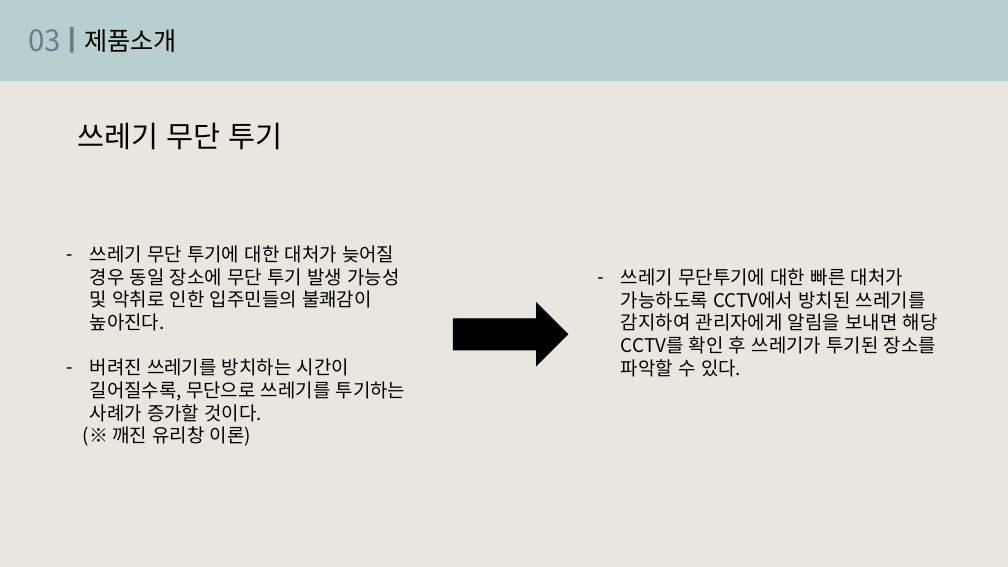
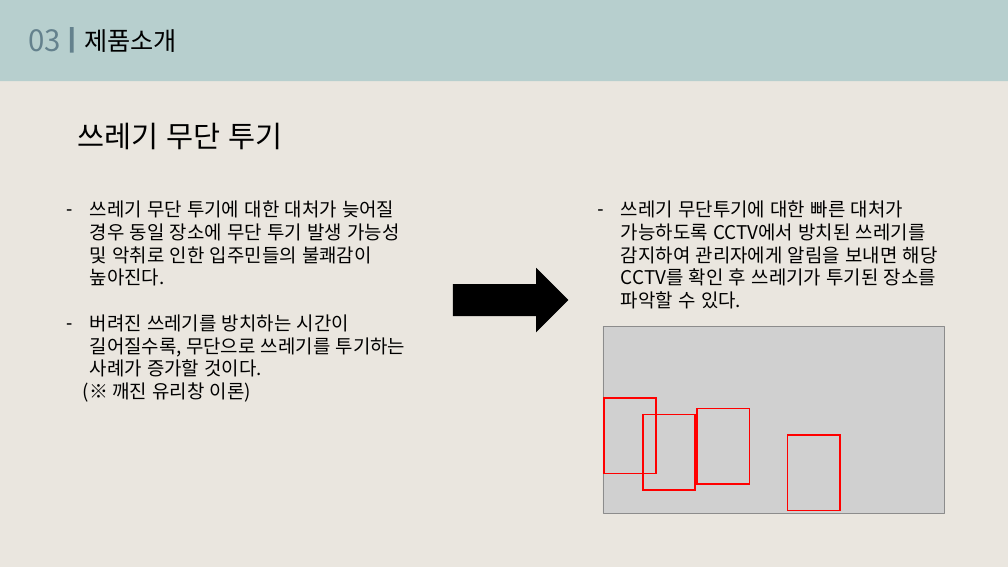
Before and after one commit to jinujeon/ICE_CAP, a slide deck: slide 8 of Docs/사업계획서.pptx (slide 7 before the commit). Drawn at 1008x567 pixels with LibreOffice and Linux fonts; fonts in the diff are those of the drawing; grey boxes stand for pictures. Boxes give left, top, right and bottom in pixels: in the first picture for what was removed or moved away, otherwise in the second. Text is boxed around its words. In the diff, an @@ line names an element or a change of style, - is before the commit and + after.

```diff
--- a/Docs/사업계획서.pptx
+++ b/Docs/사업계획서.pptx
@@ text "쓰레기 무단 투기에 대한 대처가 ...": place and size @@
-text "쓰레기 무단 투기에 대한 대처가 ..." at <box>90,245,406,446</box>
+text "쓰레기 무단 투기에 대한 대처가 ..." at <box>90,200,406,402</box>
@@ text "쓰레기 무단투기에 대한 빠른 대처가 ...": place and size @@
-text "쓰레기 무단투기에 대한 빠른 대처가 ..." at <box>621,268,938,377</box>
+text "쓰레기 무단투기에 대한 빠른 대처가 ..." at <box>621,200,938,309</box>
@@ right arrow: place and size @@
-right arrow at <box>454,303,568,365</box>
+right arrow at <box>454,269,568,331</box>
@@ picture added at <box>603,326,945,513</box> @@
@@ rectangle added at <box>604,398,656,473</box>, outline #FF0000 1.5 pt @@
@@ rectangle added at <box>643,414,695,490</box>, outline #FF0000 1.5 pt @@
@@ rectangle added at <box>697,408,749,484</box>, outline #FF0000 1.5 pt @@
@@ rectangle added at <box>788,436,840,511</box>, outline #FF0000 1.5 pt @@
```
Also in this commit, not shown: 6 other slides changed, 2 slides added.
